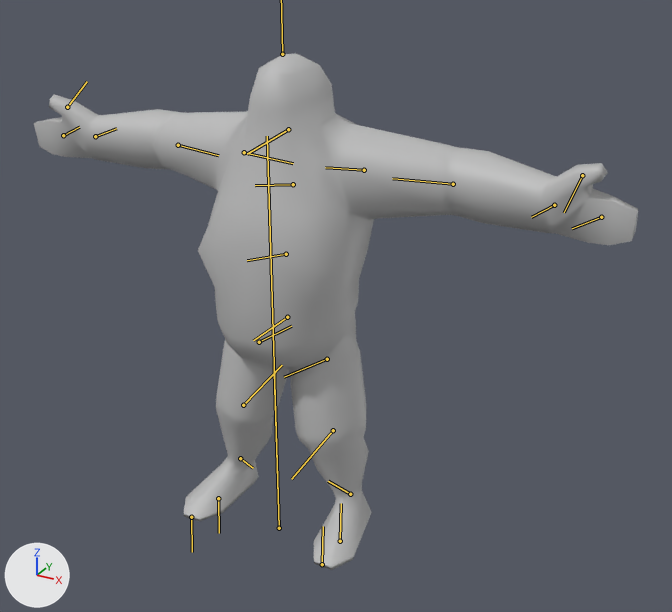
One commit to the FBX model Black_Friday_Unity/Assets/Resources/FBX/Character/FatBob.fbx: the scene before it, then after it.
Both versions are drawn from a camera (50 mm lens) standing at (0.0236, -0.0363, 0.0326) and looking at (0.0023, 0.0025, 0.0132). Arrows for +X, +Y and +Z are at lower left; the lights stay in place. Both versions are drawn at the pose saved in each file; the numbers are the values there. The bones that bend it are drawn over the model as lines.

Names of what the first picture shows: 'FatBobMesh'.
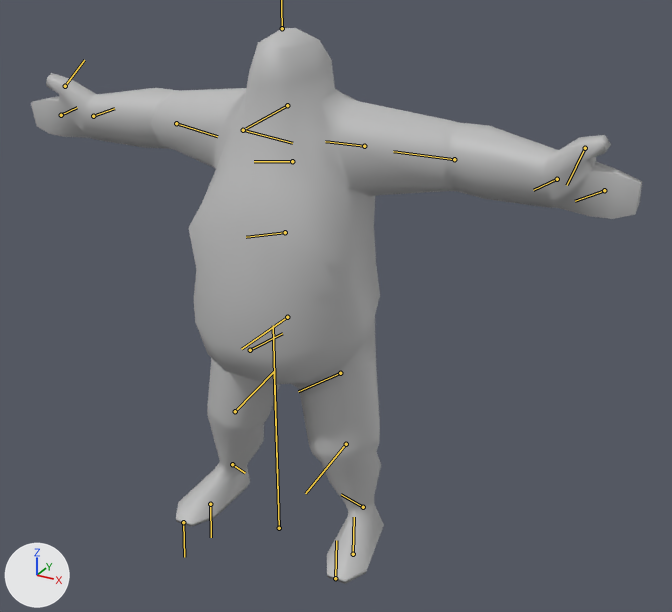
What the commit changed:
Bone 'Root_SR' (bone_root_sr) is rescaled from (1.33, 1.33, 1.33) to (1.0, 1.0, 1.0).
Bone 'Spine_SR_AJNT' (bone_spine_sr_ajnt) moves from (-0.313, 0.037, 0.0) to (0.0, 0.0, 0.0).
Bone 'Spine_SR_AJNT' (bone_spine_sr_ajnt) is rescaled from (0.75, 0.75, 0.75) to (1.0, 1.0, 1.0).

Boxes [x1, y1, x2, y2] around the edits, measured in the pictures (672 x 612 px):
'FatBobMesh', posed (8% taller)
    before: [34, 53, 638, 570]
    after: [31, 28, 642, 584]
bone 'Root_SR', root to tip
    before: (279, 528) to (267, 136)
    after: (279, 528) to (273, 325)
bone 'Spine_SR_AJNT', root to tip
    before: (287, 317) to (253, 340)
    after: (287, 317) to (241, 349)
